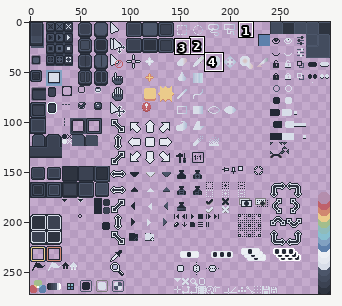
Sprite sheet, stored at skins/Nord-Theme/sheet.png. Above: a wide view before the commit, with the close-up outlined.
Close-up. Earlier state:
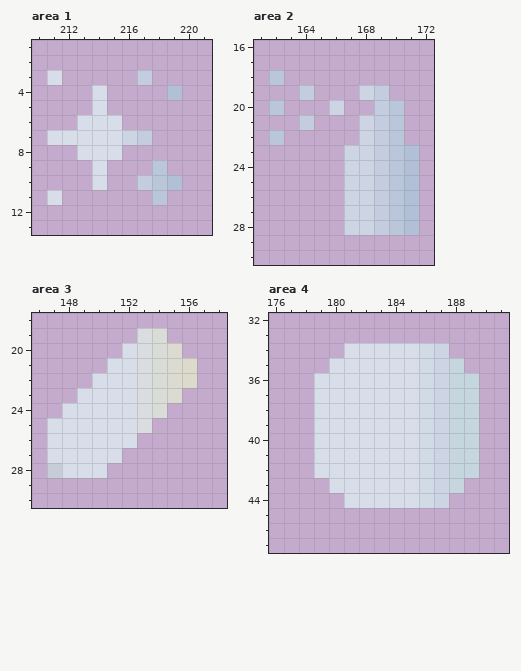
The file is 300x272 pixels. Pixels under 10% opacity are left out. Colours within 5 levels of each other are drawn and written as one. Shown: area 1: x 210..221, y 1..13; area 2: x 161..172, y 16..30; area 3: x 146..158, y 18..30; area 4: x 176..191, y 32..47. The commit also changed other parts of the picture, which this record leaves out.
New version:
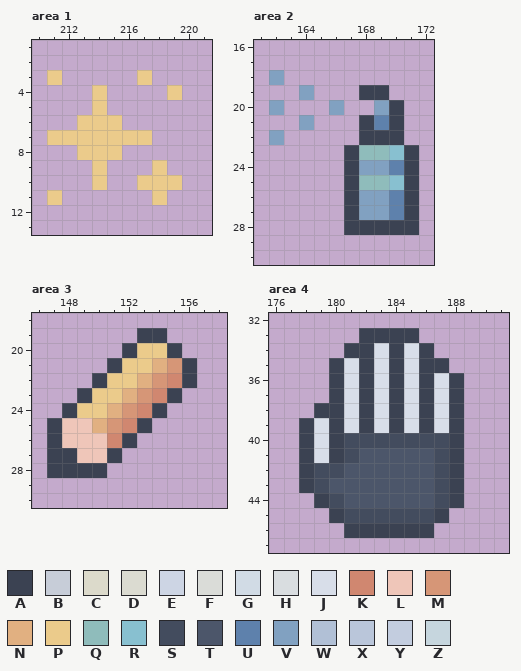
Palette (. is transparent): A #3b4252  B #c7cdd8  C #dcdacb  D #dbdbd1  E #cdd5e4  F #dadcd8  G #d1dbe5  H #d9dde0  J #d8dee9  K #d08770  L #efc6b9  M #d69677  N #e1b081  P #ebcb8b  Q #8fbcbb  R #88c0d0  S #434c5e  T #4c566a  U #5e81ac  V #81a1c1  W #b1c0d6  X #bac6da  Y #c3cddf  Z #c6d6de
What changed:
--- area 1
@@ x 210..221 @@
  2 ............
- 3 .J.....Y....
- 4 ....J....W..
- 5 ....J.......
- 6 ...JJJ......
- 7 .JJJJJEY....
- 8 ...JJJ......
- 9 ....J...X...
-10 ....J..YXW..
-11 .J......X...
+ 3 .P.....P....
+ 4 ....P....P..
+ 5 ....P.......
+ 6 ...PPP......
+ 7 .PPPPPPP....
+ 8 ...PPP......
+ 9 ....P...P...
+10 ....P..PPP..
+11 .P......P...
 12 ............
--- area 2
@@ x 161..172 @@
 17 ............
-18 .X..........
-19 ...Y...EY...
-20 .X...E..YX..
-21 ...Y...EYX..
-22 .X.....EYX..
-23 ......EEYXW.
-24 ......EEYXW.
-25 ......EEYXW.
-26 ......EEYXW.
-27 ......EEYXW.
-28 ......EEYXW.
+18 .V..........
+19 ...V...AA...
+20 .V...V..VA..
+21 ...V...AUA..
+22 .V.....AAA..
+23 ......AQQRA.
+24 ......AVVUA.
+25 ......AQQRA.
+26 ......AVVUA.
+27 ......AVVUA.
+28 ......AAAAA.
 29 ............
--- area 3
@@ x 146..158 @@
 18 .............
-19 .......HF....
-20 ......JHFD...
-21 .....JJHFDC..
-22 ....JJJHFDC..
-23 ...JJJJHFD...
-24 ..JJJJJHF....
-25 .JJJJJJH.....
-26 .JJJJJJ......
-27 .JJJJJ.......
-28 .BJJJ........
+19 .......AA....
+20 ......APPA...
+21 .....APPNMA..
+22 ....APPNMKA..
+23 ...APPNMKA...
+24 ..APPNMKA....
+25 .ALLNMKA.....
+26 .ALLLKA......
+27 .AALLA.......
+28 .AAAA........
 29 .............
--- area 4
@@ x 176..191 @@
 32 ................
-33 ................
-34 .....JJJJJGE....
-35 ....JJJJJJGEZ...
-36 ...JJJJJJJGEZZ..
-37 ...JJJJJJJGEZZ..
-38 ...JJJJJJJGEZZ..
-39 ...JJJJJJJGEZZ..
-40 ...JJJJJJJGEZZ..
-41 ...JJJJJJJGEZZ..
-42 ...JJJJJJJGEZZ..
-43 ....JJJJJJGEZ...
-44 .....JJJJJGE....
-45 ................
-46 ................
+33 ......AAAA......
+34 .....AAJAJA.....
+35 ....AJAJAJAA....
+36 ....AJAJAJAJA...
+37 ....AJAJAJAJA...
+38 ...AAJAJAJAJA...
+39 ..AJAJAJAJAJA...
+40 ..AJASSSSSSSA...
+41 ..AJASTTTTTSA...
+42 ..ASSTTTTTTSA...
+43 ..ASTTTTTTTSA...
+44 ...ASTTTTTTSA...
+45 ....ASSSSSSA....
+46 .....AAAAAA.....
 47 ................
Where, in picture pixels (left, top, right, bottom), the same in both close-ups:
changed: (47, 70, 182, 205)
changed: (269, 70, 419, 235)
changed: (47, 328, 197, 478)
changed: (299, 328, 479, 538)
